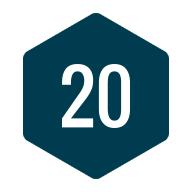
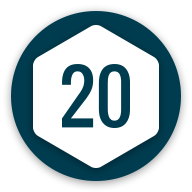
Before/after of a 192×192 layered artwork. What changed in the layer stack:
painted on "Shape 1 copy" over left=62, top=64, right=130, bottom=128
removed layer "Shape 1" over left=19, top=9, right=173, bottom=183
added layer "Ellipse 1 copy" above "Ellipse 1" over left=33, top=25, right=159, bottom=168
added layer "Ellipse 1" over left=11, top=11, right=181, bottom=181
